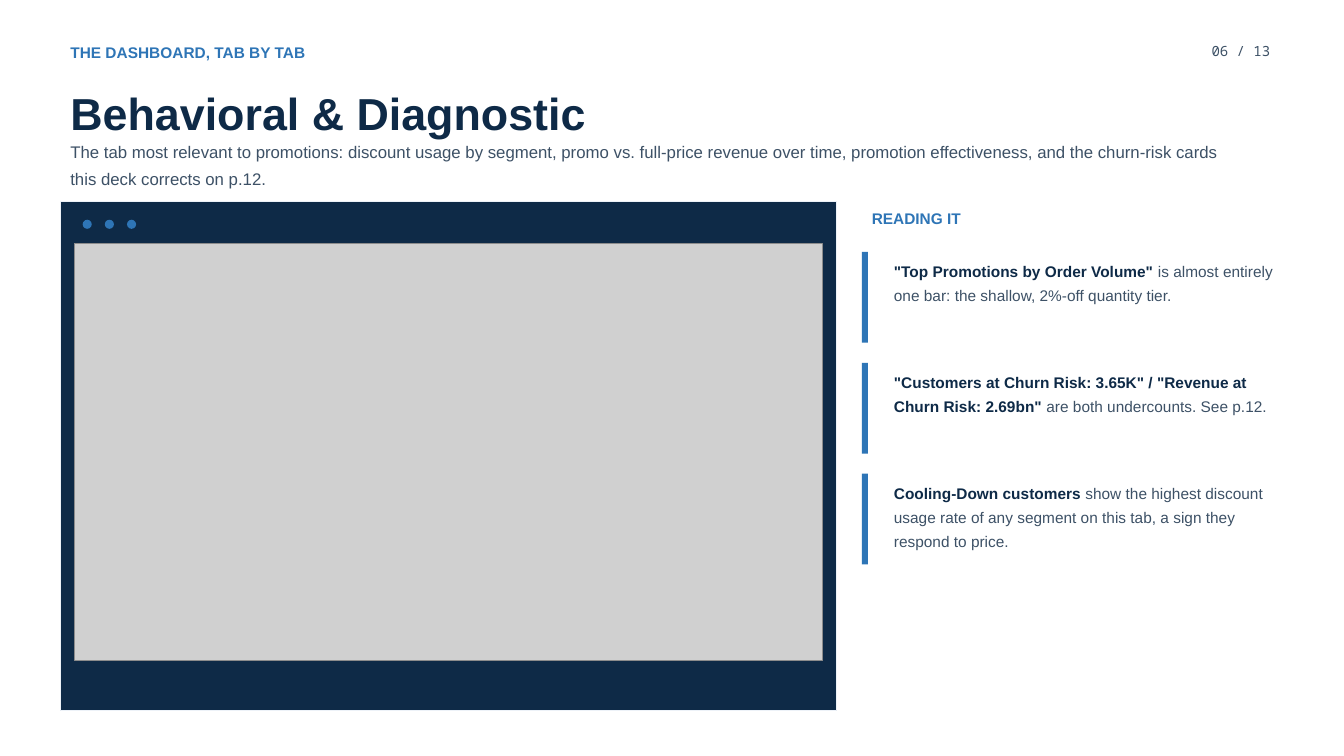
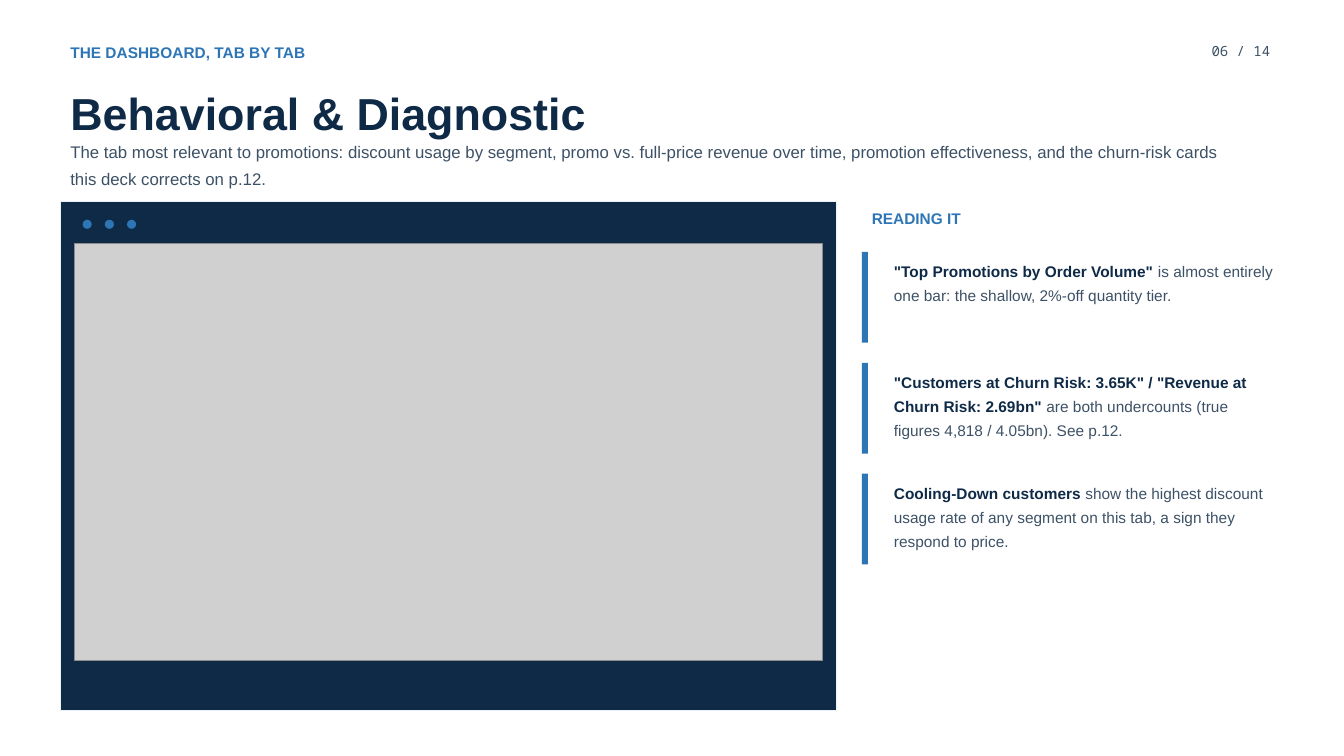
Before and after one commit to linhnguye237/linh-nguyen-portfolio, a slide deck: slide 6 of projects/powerbi-customer-analysis/RFM_Promotional_Playbook.pptx. Drawn at 1344x756 pixels with LibreOffice and Linux fonts; fonts in the diff are those of the drawing; grey boxes stand for pictures. Boxes give left, top, right and bottom in pixels: in the first picture for what was removed or moved away, otherwise in the second. Text is boxed around its words. In the diff, an @@ line names an element or a change of style, - is before the commit and + after.

```diff
--- a/projects/powerbi-customer-analysis/RFM_Promotional_Playbook.pptx
+++ b/projects/powerbi-customer-analysis/RFM_Promotional_Playbook.pptx
@@ text at [1212,46,1270,56]: text changed @@
-06 / 13
+06 / 14
@@ text at [894,377,1247,439]: text changed @@
-"Customers at Churn Risk: 3.65K" / "Revenue at Churn Risk: 2.69bn" are both undercounts. See p.12.
+"Customers at Churn Risk: 3.65K" / "Revenue at Churn Risk: 2.69bn" are both undercounts (true figures 4,818 / 4.05bn). See p.12.
```
Also in this commit, not shown: 12 other slides changed, 1 slide added, 1 other file.
